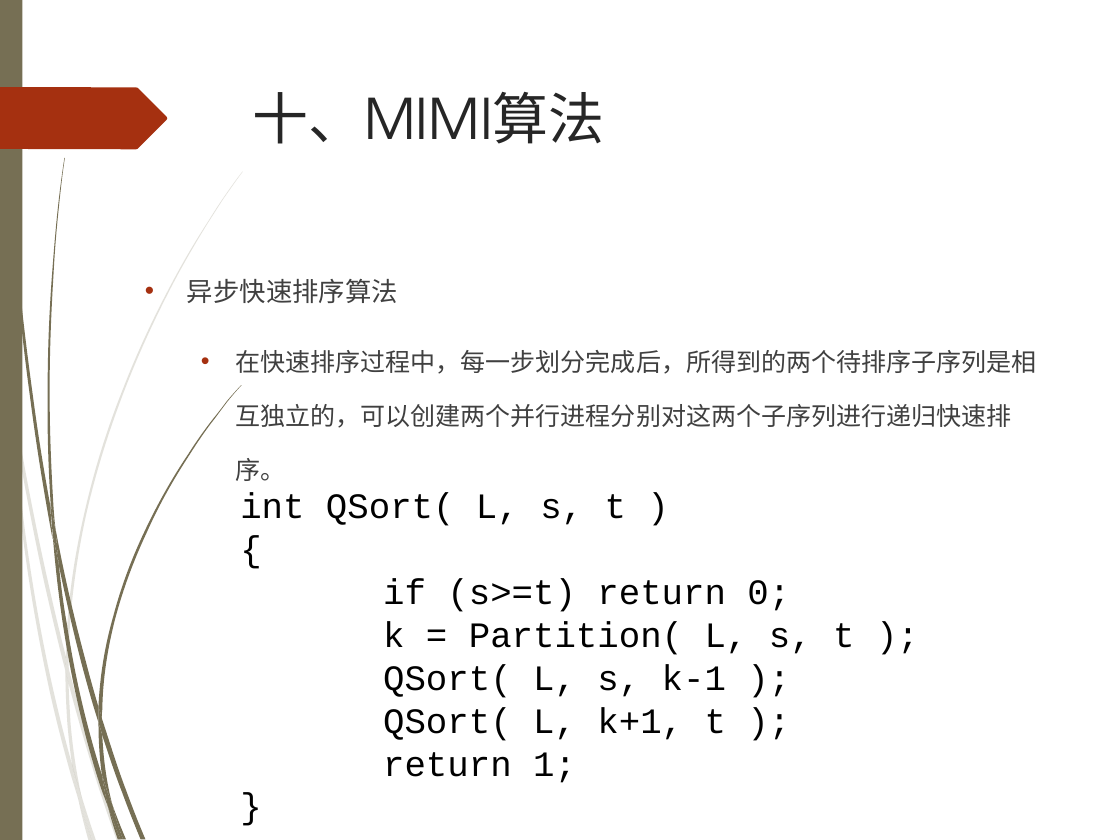
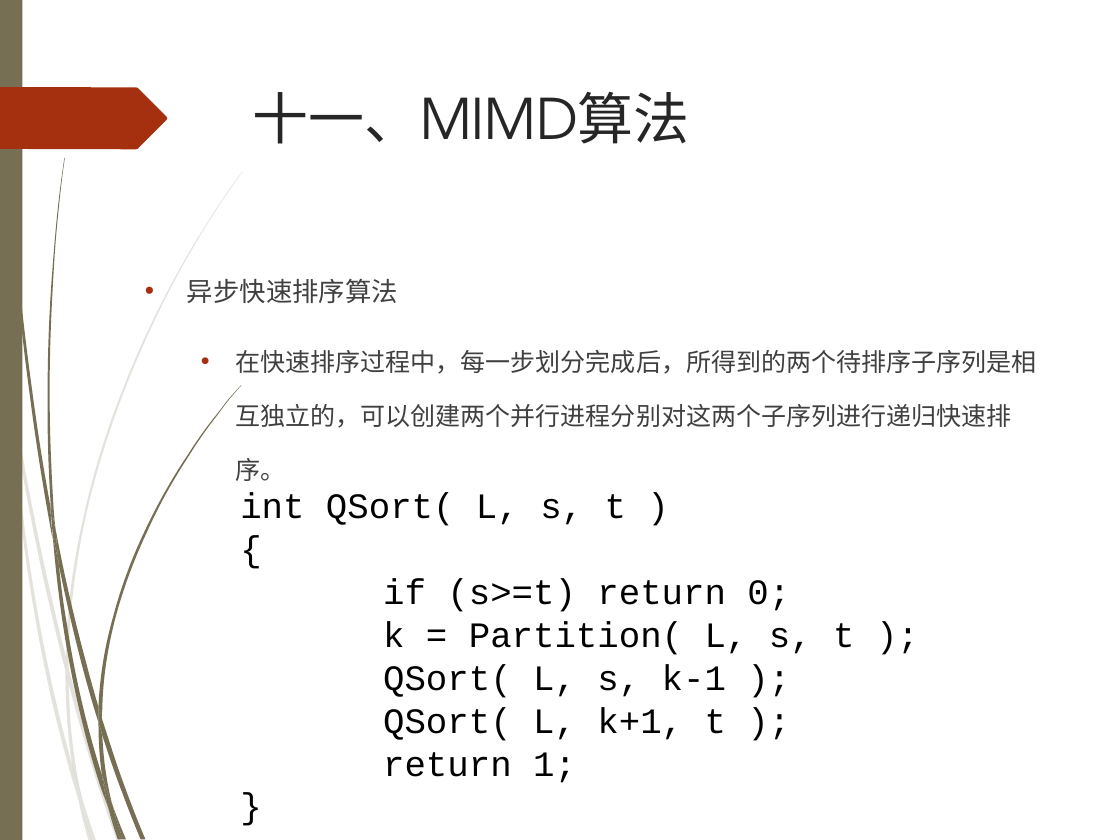
Before and after one commit to TeacherPeng/Parallel, a slide deck: slide 50 of 教案/并行算法.pptx (slide 62 before the commit). Drawn at 1120x840 pixels with LibreOffice and Linux fonts; fonts in the diff are those of the drawing; background and template pictures are left out. Boxes give left, top, right and bottom in pixels: in the first picture for what was removed or moved away, otherwise in the second. Text is boxed around its words. In the diff, an @@ line names an element or a change of style, - is before the commit and + after.

```diff
--- a/教案/并行算法.pptx
+++ b/教案/并行算法.pptx
@@ title at (x1=253, y1=92, x2=690, y2=144): text changed @@
-十、MIMI算法
+十一、MIMD算法
```
Also in this commit, not shown: 57 other slides changed.
